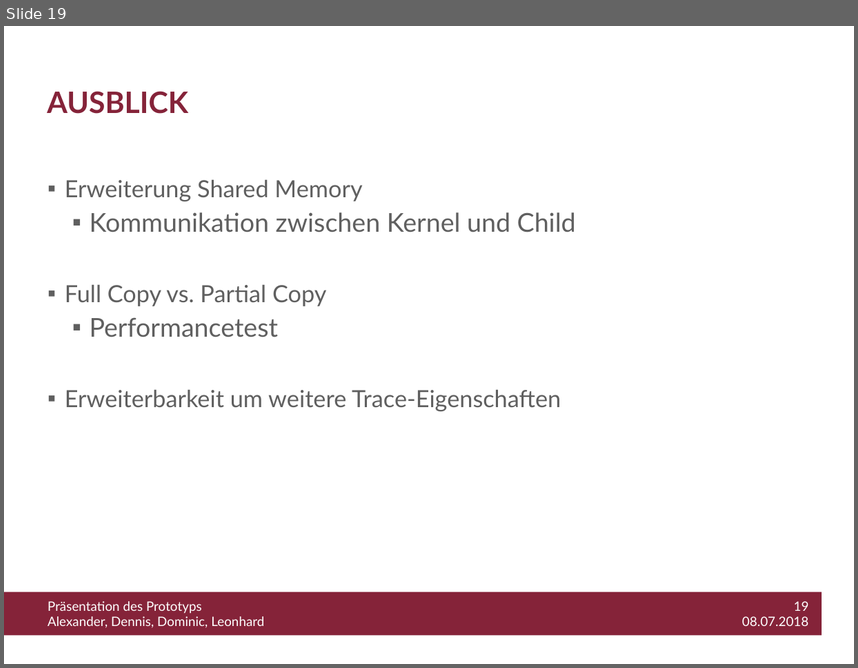
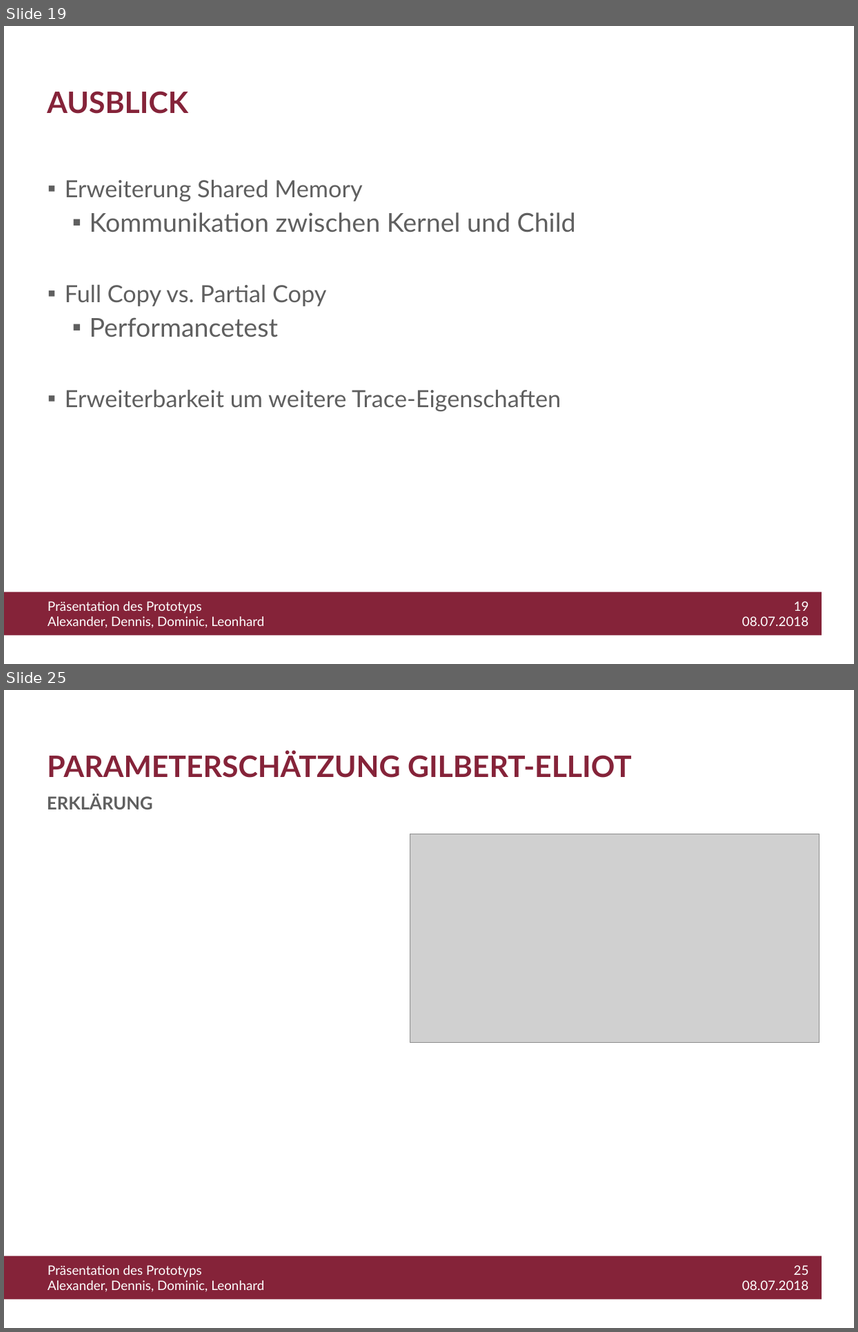
Before and after one commit to WiLEProjekt/Prototyp, a slide deck: Prototyp_Präsentation.pptx. Shown one above the other, each under a label of ours: slide 19 before the commit, slides 19 and 25 after it; the slides between them are not shown. The pictures are 858x668 and 858x1332 pixels, drawn with LibreOffice and Linux fonts; fonts in the diff are those of the drawing; grey boxes stand for pictures; background and template pictures are left out. Boxes give left, top, right and bottom in pixels: in the first picture for what was removed or moved away, otherwise in the second. Text is boxed around its words. In the diff, an @@ line names an element or a change of style, - is before the commit and + after.

```diff
--- a/Prototyp_Präsentation.pptx
+++ b/Prototyp_Präsentation.pptx
@@ slide 25 added at (4, 690, 854, 1328), background #FFFFFF; not listed: 3 template elements that a slide beside it also shows @@
@@ title added at (47, 751, 632, 778), 25 pt, text #852339, bold @@
+PARAMETERSCHÄTZUNG GILBERT-ELLIOT
@@ text added at (47, 794, 153, 809), 15 pt, text #5F5F5F, bold @@
+ERKLÄRUNG
@@ picture added at (410, 834, 819, 1042) @@
```
Also in this commit, not shown: 2 slides changed, 7 other slides added, 1 slide removed.
